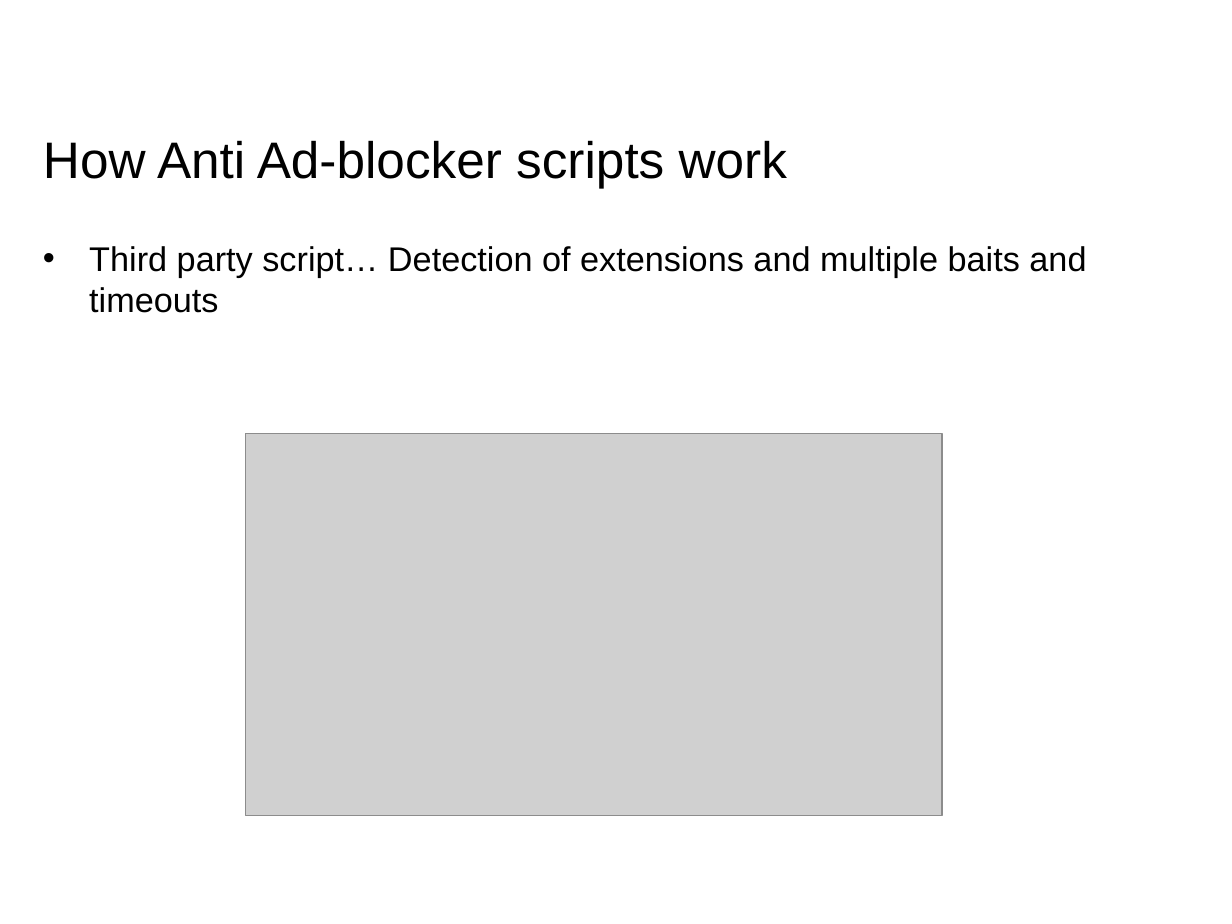
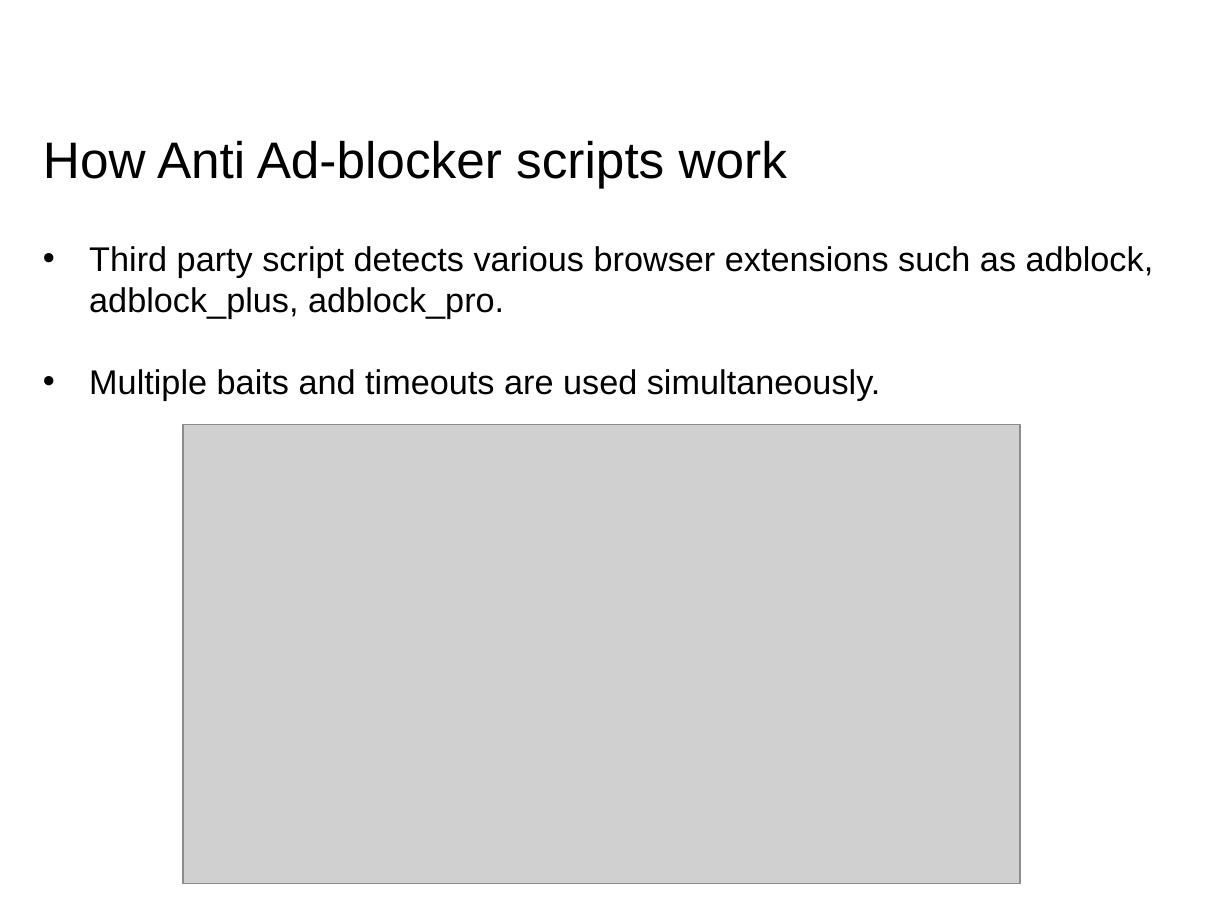
Before and after one commit to RohitPanda/seminar-blocking-adblockers, a slide deck: slide 21 of ppt/Seminar - Rohit & Rohit.pptx. Drawn at 1232x924 pixels with LibreOffice and Linux fonts; fonts in the diff are those of the drawing; grey boxes stand for pictures; background and template pictures are left out. Boxes give left, top, right and bottom in pixels: in the first picture for what was removed or moved away, otherwise in the second. Text is boxed around its words. In the diff, an @@ line names an element or a change of style, - is before the commit and + after.

```diff
--- a/ppt/Seminar - Rohit & Rohit.pptx
+++ b/ppt/Seminar - Rohit & Rohit.pptx
@@ text at (89, 246, 1154, 401): text changed @@
-• Third party script… Detection of extensions and multiple baits and timeouts
+• Third party script detects various browser extensions such as adblock, adblock_plus, adblock_pro.
+• Multiple baits and timeouts are used simultaneously.
@@ picture: place and size @@
-picture at (245, 434, 942, 816)
+picture at (184, 425, 1020, 885)
```
Also in this commit, not shown: 8 other slides changed, 1 slide added, 1 slide removed, 1 other file.
